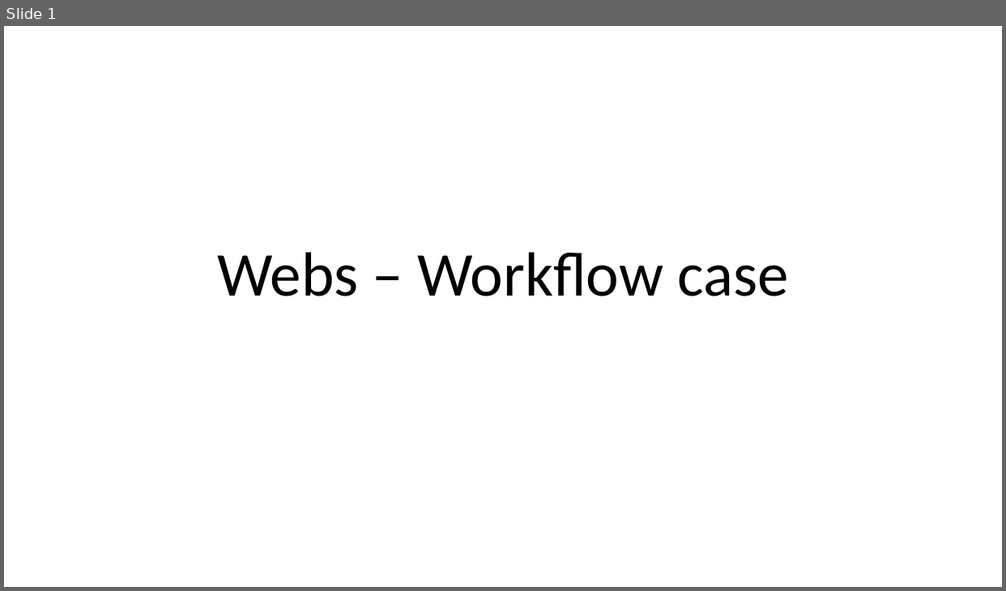
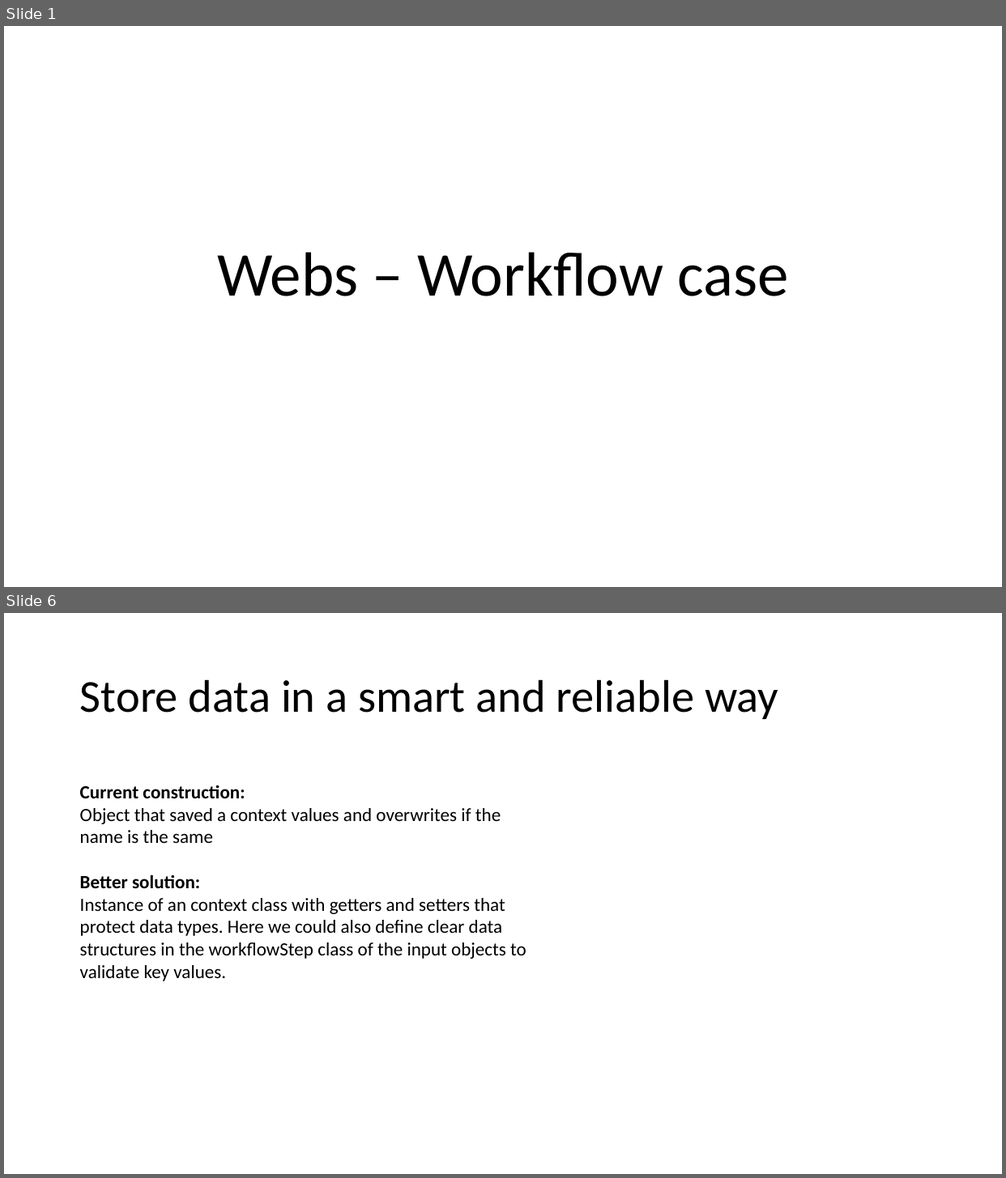
Before and after one commit to Siebe88/Webs-Workflow, a slide deck: Documentation/Webs – Workflow case - design.pptx. Shown one above the other, each under a label of ours: slide 1 before the commit, slides 1 and 6 after it; the slides between them are not shown. The pictures are 1006x591 and 1006x1178 pixels, drawn with LibreOffice and Linux fonts; fonts in the diff are those of the drawing. Boxes give left, top, right and bottom in pixels: in the first picture for what was removed or moved away, otherwise in the second. Text is boxed around its words. In the diff, an @@ line names an element or a change of style, - is before the commit and + after.

Commit message:
Features: powerpoint and workflow exports

```diff
--- a/Documentation/Webs – Workflow case - design.pptx
+++ b/Documentation/Webs – Workflow case - design.pptx
@@ slide 6 added at [4, 613, 1002, 1174], background #FFFFFF @@
@@ title added at [80, 679, 778, 719], 44 pt, text #000000 @@
+Store data in a smart and reliable way
@@ text added at [80, 785, 526, 982], 18 pt, text #000000 @@
+Current construction:
+Object that saved a context values and overwrites if the name is the same
+Better solution:
+Instance of an context class with getters and setters that protect data types. Here we could also define clear data structures in the workflowStep class of the input objects to validate key values.
```
Also in this commit, not shown: 2 slides changed, 4 other slides added, 1 slide removed, 3 other files.
